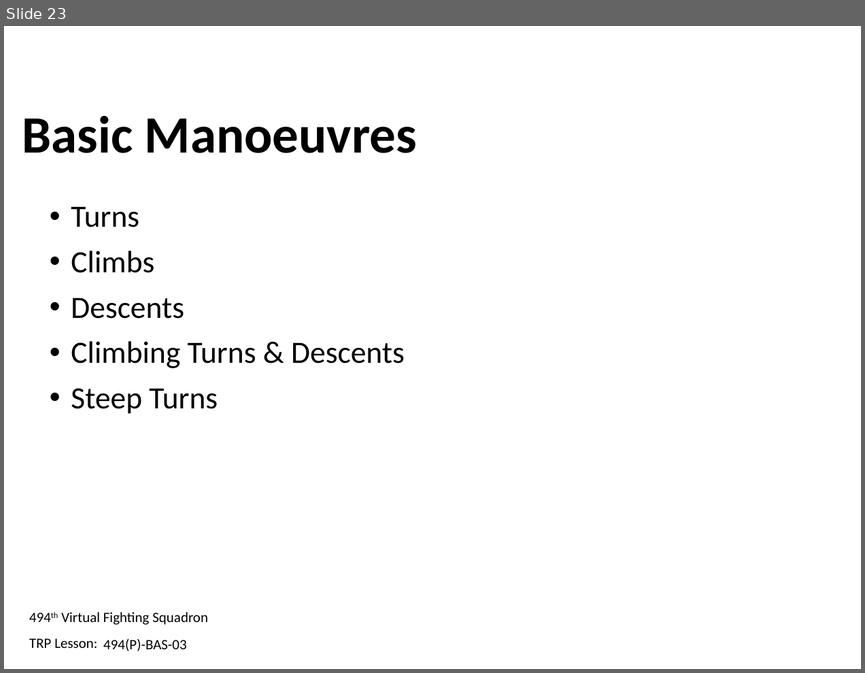
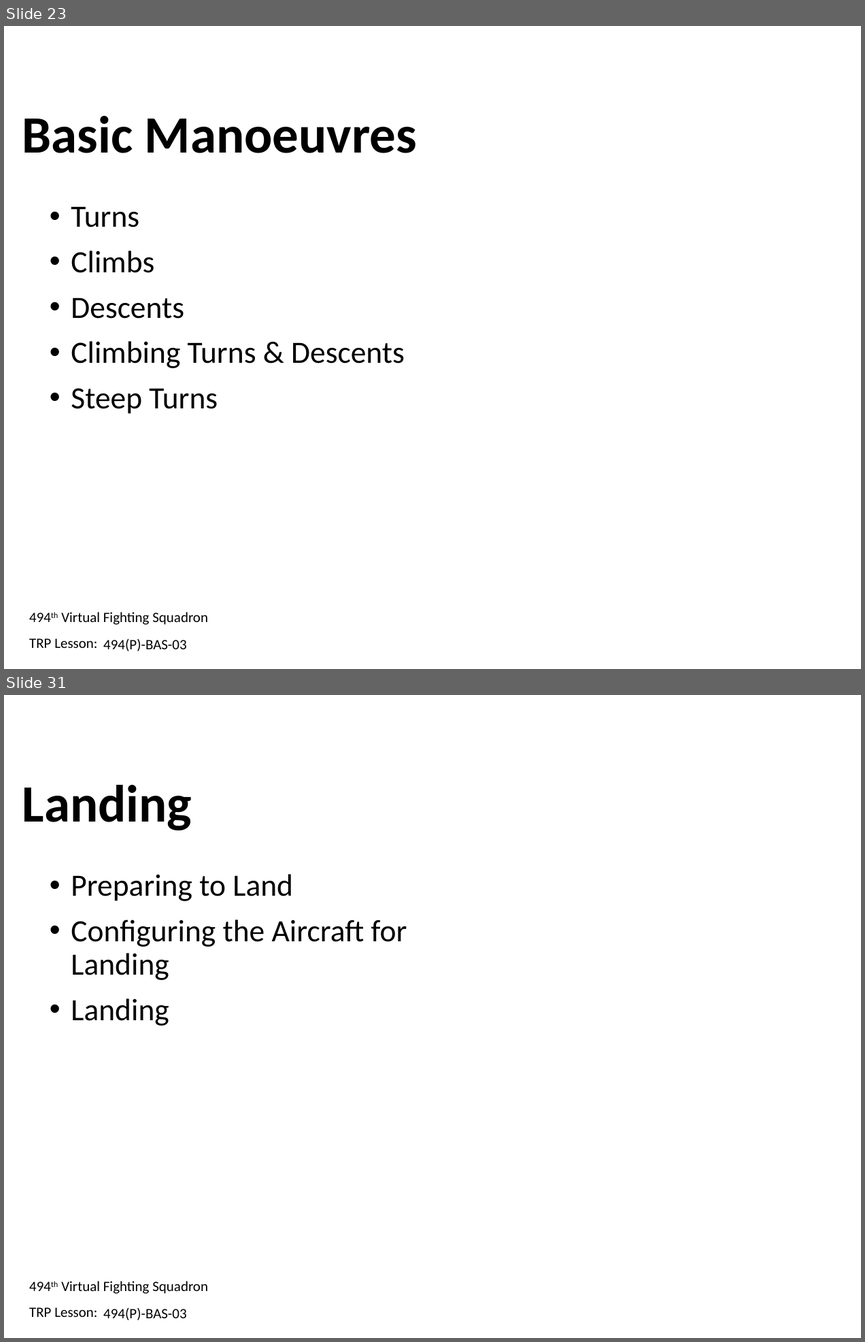
Before and after one commit to 132nd-vWing/132-TRP-494, a slide deck: TRP/BAS/BAS-03/494-BAS-03 - Trainee Presentation.pptx. Shown one above the other, each under a label of ours: slide 23 before the commit, slides 23 and 31 after it; the slides between them are not shown. The pictures are 865x673 and 865x1342 pixels, drawn with LibreOffice and Linux fonts; fonts in the diff are those of the drawing; background and template pictures are left out. Boxes give left, top, right and bottom in pixels: in the first picture for what was removed or moved away, otherwise in the second. Text is boxed around its words. In the diff, an @@ line names an element or a change of style, - is before the commit and + after.

```diff
--- a/TRP/BAS/BAS-03/494-BAS-03 - Trainee Presentation.pptx
+++ b/TRP/BAS/BAS-03/494-BAS-03 - Trainee Presentation.pptx
@@ slide 31 added at (x1=4, y1=695, x2=861, y2=1338), background #FFFFFF; not listed: 2 template elements that a slide beside it also shows @@
@@ title added at (x1=22, y1=785, x2=192, y2=830), 44 pt, text #000000, bold @@
+Landing
@@ text added at (x1=71, y1=874, x2=407, y2=1025), 26 pt, text #000000 @@
+• Preparing to Land
+• Configuring the Aircraft for Landing
+• Landing
@@ text added at (x1=103, y1=1308, x2=186, y2=1320), 12 pt, text #000000 @@
+494(P)-BAS-03
```
Also in this commit, not shown: 3 slides changed, 14 other slides added.
